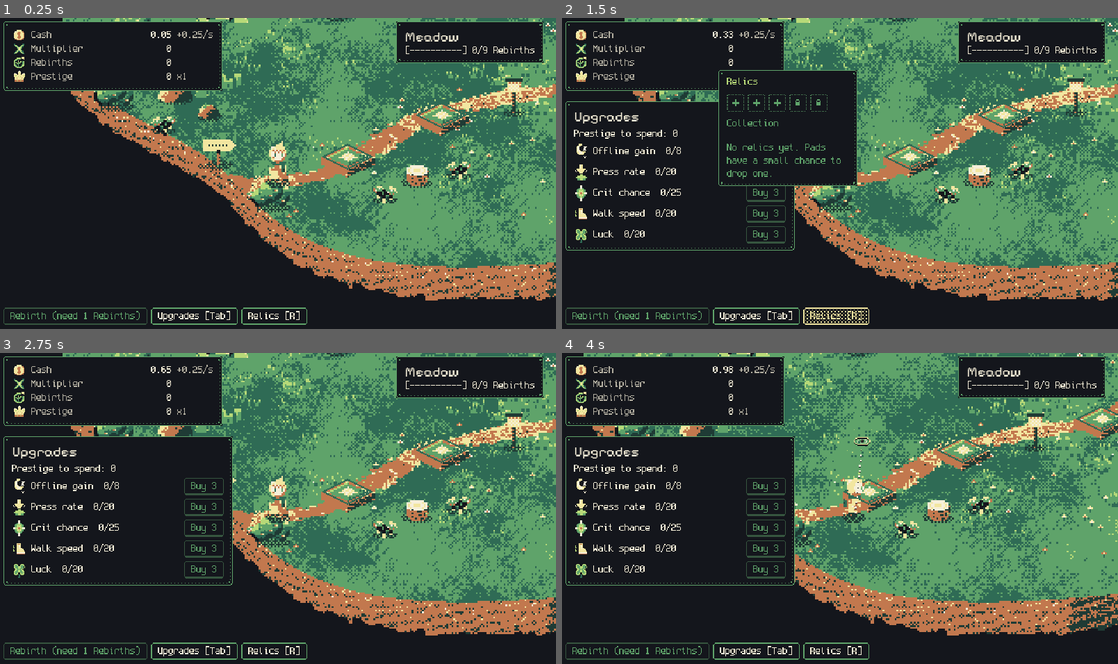
Above: before the commit, frames 1-4 (two rows, left to right).
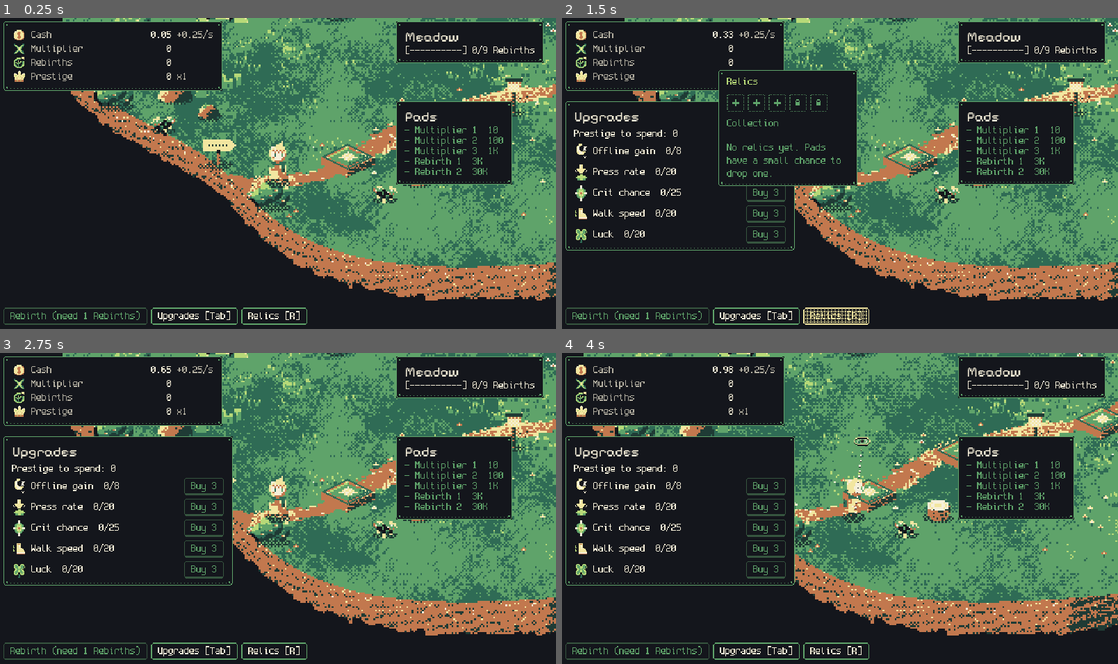
Above: after the commit, the same moments.

Repository: FreezingShock/Plinky
Game: Godot game, scene res://main.tscn
The game is run twice, just before and just after one commit, with the same random seed, the same clock (stepped at 60 frames per second) and the same inputs.
Inputs (mouse positions are in pixels of both pictures, inside the frame that each line leads up to):
- Up to frame 1 (0.25 s): no input
- Up to frame 2 (1.5 s): click "Upgrades [Tab]" at 0.5 s; click "Relics [R]" at 1.25 s
- Up to frame 3 (2.75 s): tap Enter (ui_accept) at 2 s; drag from (172, 436) to (333, 440) at 2.02 s
- Up to frame 4 (4 s): drag from (728, 524) to (812, 570) at 2.77 s; move the mouse to (895, 440) at 3.52 s; hold D from 3.53 s (still down); tap 2 at 3.6 s; click (895, 440) at 3.67 s

The runs differ from the first frame. In frame 1, 5.5% of the frame differs, in the area x 1-98%, y 2-54%; in frame 2, 5.7%, in the area x 1-98%, y 2-98%; in frame 3, 5.6%; in frame 4, 5.5%.

Commit message:
Hover ripple, docked pad list, relic cards
Co-Authored-By: Claude Sonnet 5.5 <noreply@anthropic.com>
Claude-Session: https://claude.ai/code/session_01Pmx9dTJ2ujjY576hspEN6J

Diff:
--- a/ui/ascii_box.gd
+++ b/ui/ascii_box.gd
@@ -8,6 +8,8 @@
 const BAYER: Array[int] = [0, 8, 2, 10, 12, 4, 14, 6, 3, 11, 1, 9, 15, 7, 13, 5]
 
 var kind: Kind = Kind.PANEL
+## Hover ripple phase, advanced by PixelButton while hovered (texels the wash drifts).
+static var phase: int = 0
 
 
 static func make(p_kind: Kind, pad_x: float = 8.0, pad_y: float = 6.0) -> AsciiBox:
@@ -24,12 +26,12 @@
 	RenderingServer.canvas_item_add_rect(ci, Rect2(x, y, w, h), c)
 
 
-func _dither(ci: RID, r: Rect2, c: Color, level: int) -> void:
+func _dither(ci: RID, r: Rect2, c: Color, level: int, shift: int = 0) -> void:
 	for j in int(r.size.y):
 		for i in int(r.size.x):
 			var gx: int = int(r.position.x) + i
 			var gy: int = int(r.position.y) + j
-			if BAYER[(gy % 4) * 4 + (gx % 4)] < level:
+			if BAYER[(gy % 4) * 4 + posmod(gx + gy + shift, 4)] < level:
 				_px(ci, gx, gy, 1, 1, c)
 
 
@@ -65,7 +67,7 @@
 		_dither(ci, Rect2(x + 3, y + h - 3, w - 6, 1), edge, 6)
 		_dither(ci, Rect2(x + w - 3, y + 3, 1, h - 6), edge, 6)
 	elif kind == Kind.HOVER:
-		_dither(ci, Rect2(x + 2, y + 2, w - 4, h - 5), edge, 2)
+		_dither(ci, Rect2(x + 2, y + 2, w - 4, h - 5), edge, 3, phase)
 		_px(ci, x + 2, y + h - 2, w - 4, 1, edge)
 	elif kind == Kind.BUTTON or kind == Kind.DISABLED:
 		_px(ci, x + 2, y + h - 2, w - 4, 1, edge)
--- a/ui/fx/pixel_button.gd
+++ b/ui/fx/pixel_button.gd
@@ -32,3 +32,11 @@
 func _press(down: bool) -> void:
 	if disabled: return
 	position.y = _rest() + (1.0 if down else 0.0)
+
+
+func _process(_d: float) -> void:
+	if is_hovered() and not disabled:
+		var ph: int = int(Time.get_ticks_msec() / 110)
+		if ph != AsciiBox.phase:
+			AsciiBox.phase = ph
+			queue_redraw()
--- a/ui/hud.gd
+++ b/ui/hud.gd
@@ -20,6 +20,7 @@
 var _clock: float = 0.0
 var _attr_rows: Dictionary = {}   # attribute id -> [Label, Button]
 var _zones_key: String = ""
+var _pad_list: PadList
 
 
 func setup(p_sim: Sim) -> void:
@@ -31,6 +32,7 @@
 	_build_gate()
 	_build_bottom()
 	_build_upgrades()
+	_build_pad_list()
 	_offline = Label.new()
 	_offline.theme_type_variation = &"CaptionLabel"
 	_offline.position = Vector2(200, 40)
@@ -122,6 +124,12 @@
 		rb.text = "Relics [R]"
 		rb.pressed.connect(func() -> void: relic_panel_toggled.emit(true))
 		h.add_child(rb)
+
+
+func _build_pad_list() -> void:
+	_pad_list = PadList.new()
+	_pad_list.position = Vector2(456, 96)
+	add_child(_pad_list)
 
 
 func _build_upgrades() -> void:
@@ -197,6 +205,7 @@
 	_rebirth.disabled = not sim.can_rebirth()
 	_rebirth.text = "Rebirth (+%s Prestige)" % sim.prestige_gain_preview().format() if sim.can_rebirth() else "Rebirth (need 1 Rebirths)"
 	_refresh_zone_buttons()
+	_pad_list.refresh(sim)
 	if _upgrades_panel.visible:
 		_prestige_avail.text = "Prestige to spend: %s" % sim.prestige_available().format()
 		for aid: StringName in _attr_rows:
--- /dev/null
+++ b/ui/pad_list.gd
@@ -0,0 +1,42 @@
+class_name PadList
+extends PanelContainer
+## Docked list of every pad in the current zone: row, cost and a ready marker.
+## Refreshed by the Hud at 10 Hz. Swap or drop it by not adding it in Hud._build_pad_list.
+
+var _rows: Dictionary = {}   ## button id -> Label
+var _zone: StringName = &""
+
+
+func _init() -> void:
+	add_theme_stylebox_override("panel", AsciiBox.make(AsciiBox.Kind.PANEL, 10.0, 8.0))
+	mouse_filter = Control.MOUSE_FILTER_IGNORE
+
+
+func refresh(sim: Sim) -> void:
+	if sim.zone_id != _zone:
+		_zone = sim.zone_id
+		for c in get_children():
+			c.queue_free()
+		_rows.clear()
+		var v := VBoxContainer.new()
+		v.add_theme_constant_override("separation", 0)
+		add_child(v)
+		var t := Label.new()
+		t.theme_type_variation = &"TitleLabel"
+		t.text = "Pads"
+		v.add_child(t)
+		var defs: Array[ButtonDef] = []
+		for b: ButtonDef in sim.button_defs.values():
+			if b.zone == _zone:
+				defs.append(b)
+		defs.sort_custom(func(a: ButtonDef, b: ButtonDef) -> bool: return a.row_index < b.row_index if a.row == b.row else String(a.row) < String(b.row))
+		for b in defs:
+			var l := Label.new()
+			v.add_child(l)
+			_rows[b.id] = l
+	for bid: StringName in _rows:
+		var b: ButtonDef = sim.button_defs[bid]
+		var l: Label = _rows[bid]
+		var ready: bool = sim.can_afford(bid)
+		l.text = "%s %s %d  %s" % ["*" if ready else "-", String(b.row).capitalize(), b.row_index + 1, Formulas.button_cost(b).format()]
+		l.add_theme_color_override("font_color", RelicStyle.accent if ready else RelicStyle.dim)
--- a/ui/relic_panel.gd
+++ b/ui/relic_panel.gd
@@ -6,7 +6,7 @@
 ##
 ## Wire up with bind(inventory). The panel only calls RelicInventory methods and listens to `changed`.
 
-const COLUMNS: int = 6
+const COLUMNS: int = 2
 const GAP: int = 4
 
 var inventory: RelicInventory
@@ -40,7 +40,7 @@
 	_hint = Label.new()
 	_hint.add_theme_color_override("font_color", RelicStyle.dim)
 	_hint.autowrap_mode = TextServer.AUTOWRAP_WORD_SMART
-	_hint.custom_minimum_size.x = COLUMNS * (RelicSlot.SIZE + GAP) - GAP
+	_hint.custom_minimum_size.x = 6 * (RelicSlot.SIZE + GAP) - GAP
 	v.add_child(_hint)
 	_tip = RelicTooltip.new()
 
@@ -90,8 +90,26 @@
 		var s := RelicSlot.new()
 		s.setup(d, inventory.stacks_of(d.id), inventory.is_equipped(d.id))
 		_wire(s, -1, false)
-		_grid.add_child(s)
+		_grid.add_child(_card(s, d))
 	_hint.text = _hint_text(list.is_empty())
+
+## Card: the slot plus name and rarity line, so the collection reads at a glance.
+func _card(s: RelicSlot, d: RelicDef) -> Control:
+	var h := HBoxContainer.new()
+	h.add_theme_constant_override("separation", 6)
+	h.custom_minimum_size.x = 96
+	h.add_child(s)
+	var v := VBoxContainer.new()
+	v.add_theme_constant_override("separation", 0)
+	h.add_child(v)
+	var n := Label.new()
+	n.text = d.display_name
+	v.add_child(n)
+	var st := Label.new()
+	st.text = "x%d" % inventory.stacks_of(d.id)
+	st.add_theme_color_override("font_color", RelicStyle.dim)
+	v.add_child(st)
+	return h
 
 func _hint_text(no_relics: bool) -> String:
 	if no_relics:
